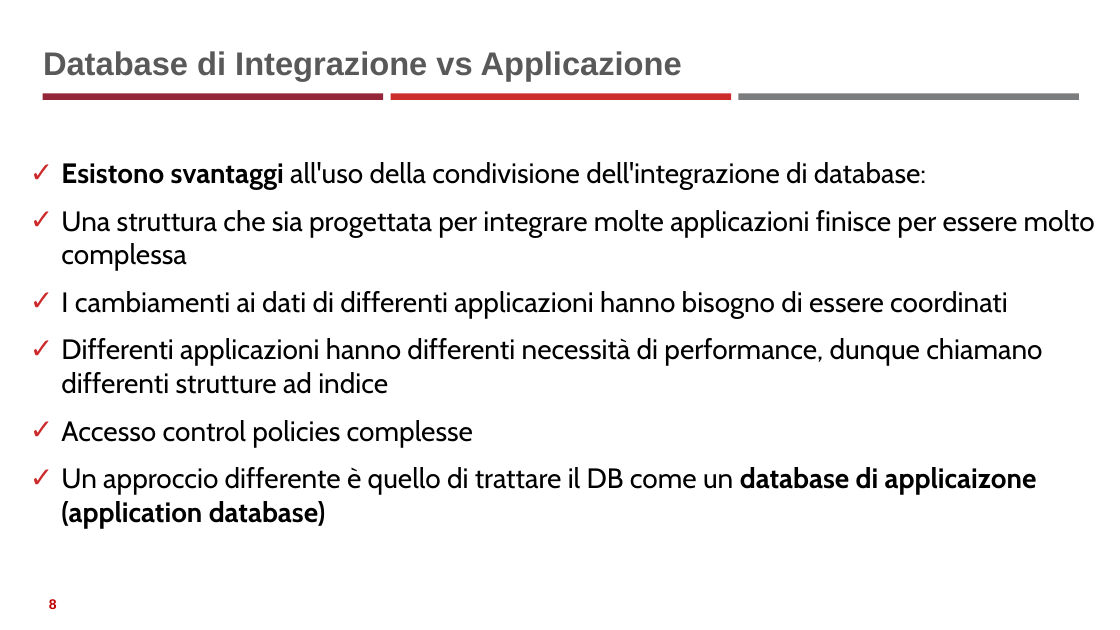
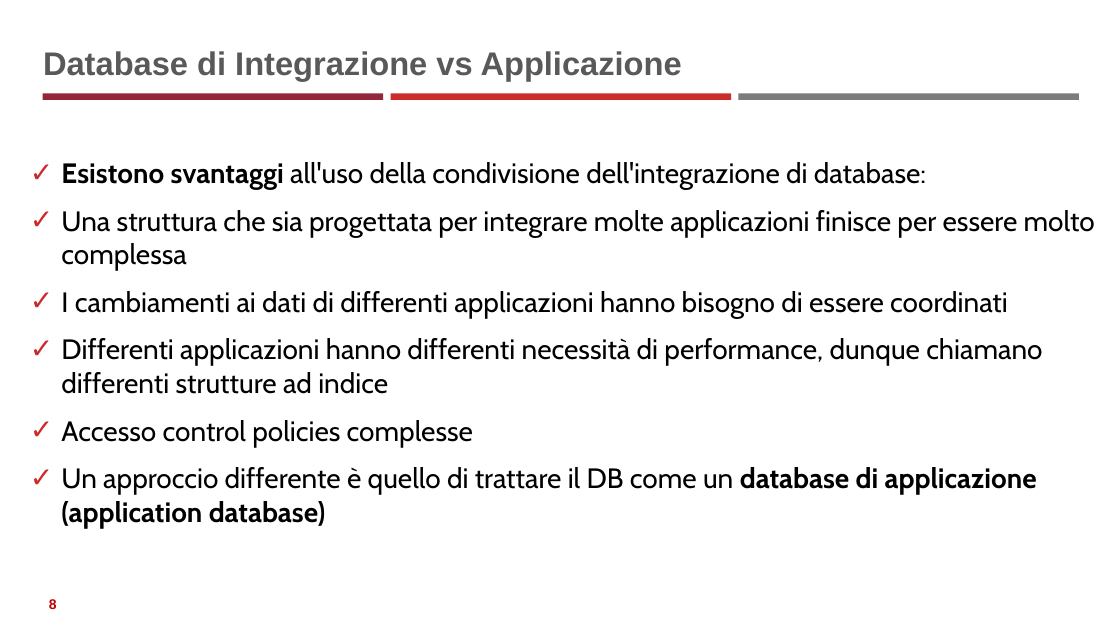
Before and after one commit to neural1977/data_science_interview_material, a slide deck: slide 8 of AggregateDB_ita.pptx. Drawn at 1120x630 pixels with LibreOffice and Linux fonts; fonts in the diff are those of the drawing. Boxes give left, top, right and bottom in pixels: in the first picture for what was removed or moved away, otherwise in the second. Text is boxed around its words. In the diff, an @@ line names an element or a change of style, - is before the commit and + after.

```diff
--- a/AggregateDB_ita.pptx
+++ b/AggregateDB_ita.pptx
@@ text at bbox=[61, 467, 1037, 528]: text changed @@
-✓ Un approccio differente è quello di trattare il DB come un database di applicaizone (application database)
+✓ Un approccio differente è quello di trattare il DB come un database di applicazione (application database)
```
Also in this commit, not shown: 6 other slides changed, 9 other files.
